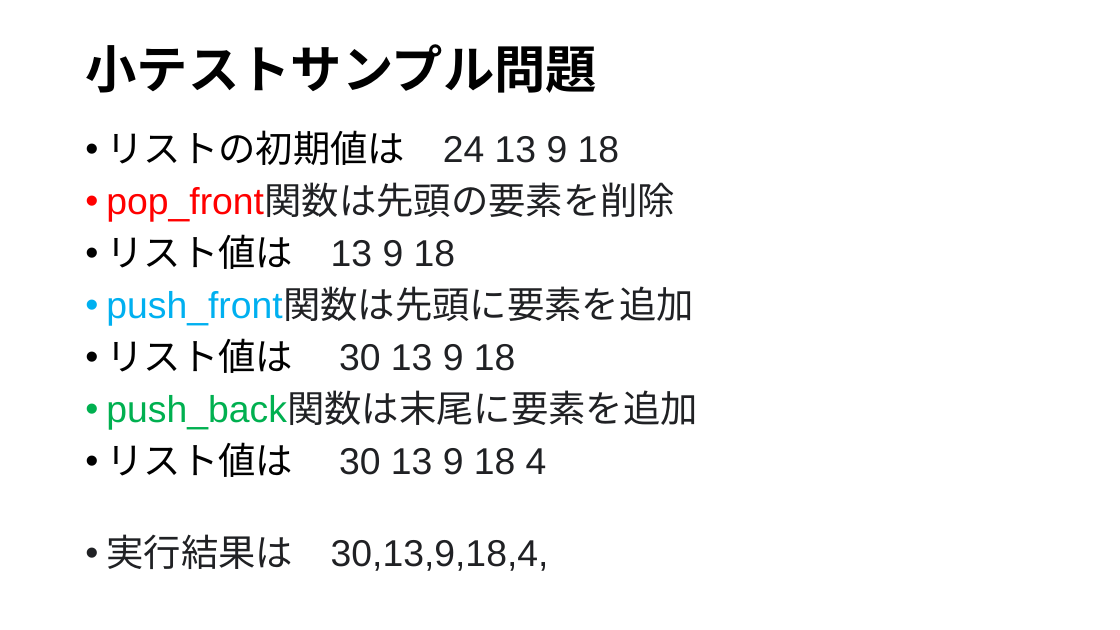
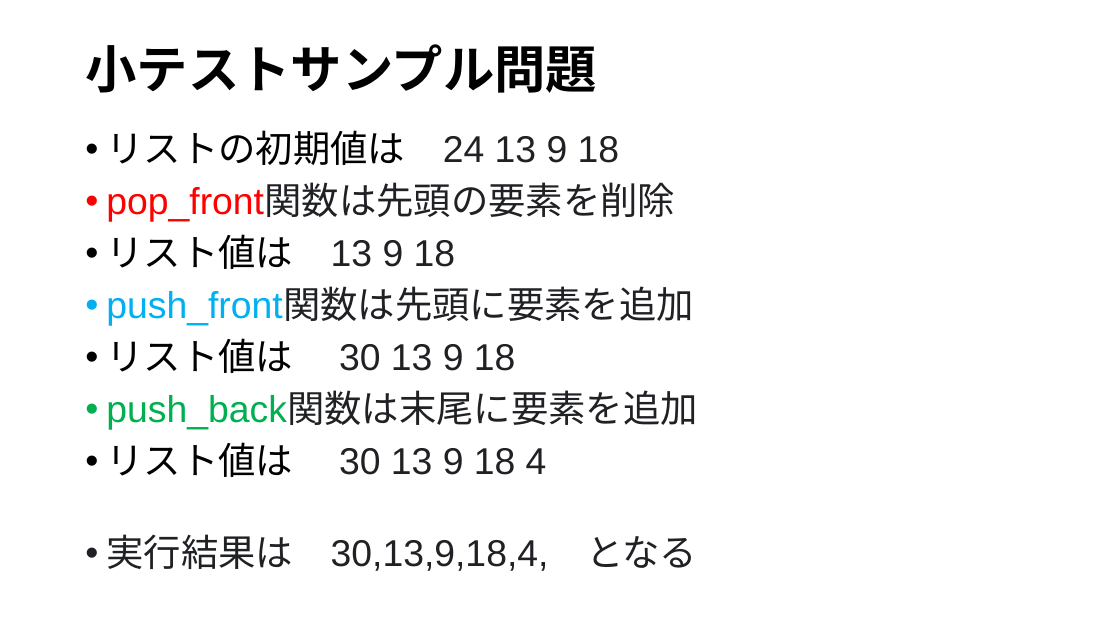
Before and after one commit to kic-murata/cpp2024, a slide deck: slide 9 of 授業資料/小テストサンプル問題.pptx. Drawn at 1120x630 pixels with LibreOffice and Linux fonts; fonts in the diff are those of the drawing. Boxes give left, top, right and bottom in pixels: in the first picture for what was removed or moved away, otherwise in the second. Text is boxed around its words. In the diff, an @@ line names an element or a change of style, - is before the commit and + after.

Commit message:
講義資料

```diff
--- a/授業資料/小テストサンプル問題.pptx
+++ b/授業資料/小テストサンプル問題.pptx
@@ text at [106,534,697,571]: text changed @@
-• 実行結果は 30,13,9,18,4,
+• 実行結果は 30,13,9,18,4, となる
```
